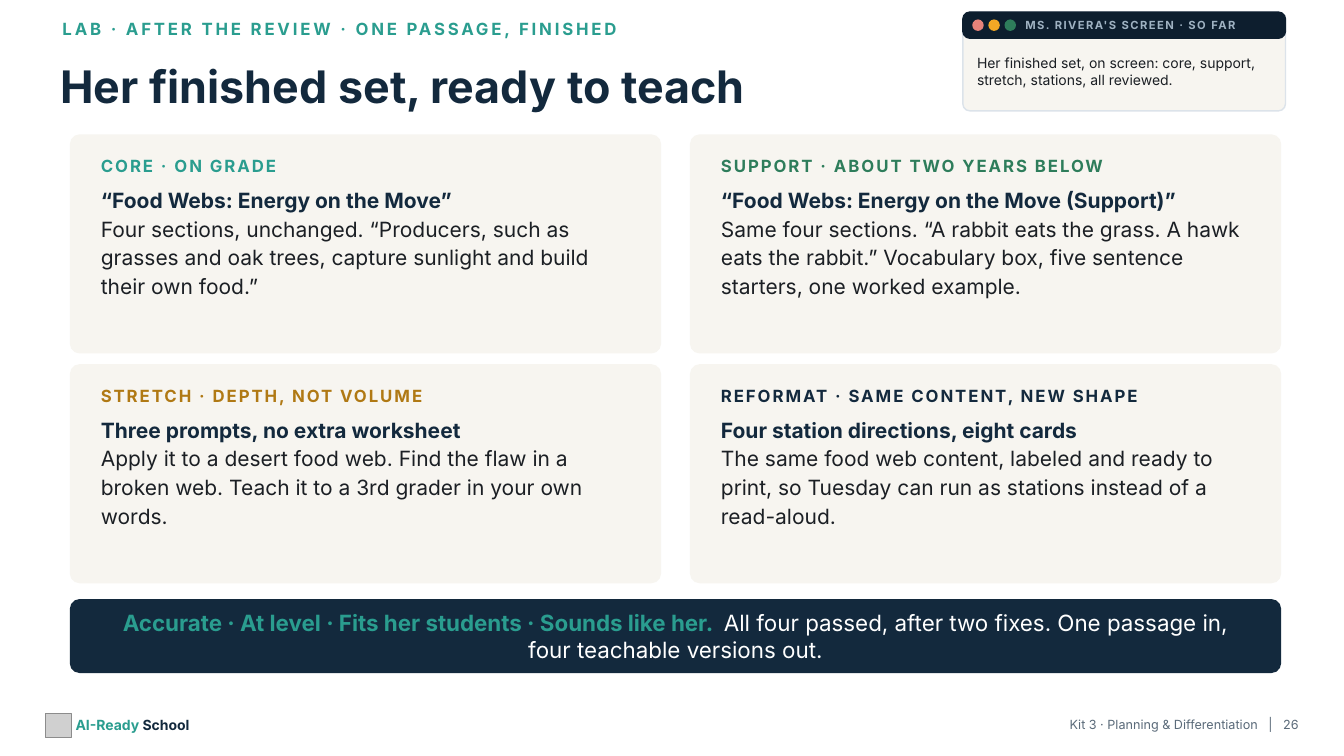
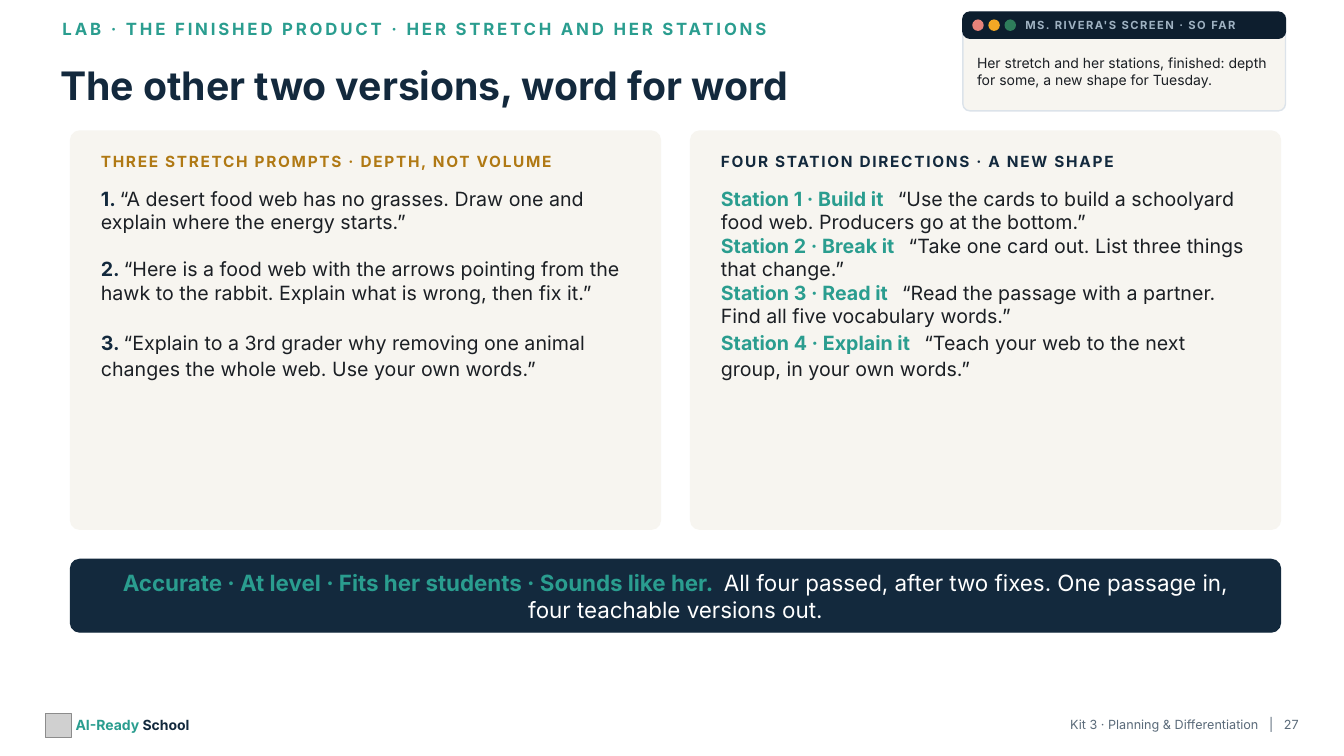
Before and after one commit to aspinozzi1/Ai-School-Ready, a slide deck: slide 27 of kits/kit03/Kit03_PresentationDeck.pptx (slide 26 before the commit). Drawn at 1344x756 pixels with LibreOffice and Linux fonts; fonts in the diff are those of the drawing; grey boxes stand for pictures. Boxes give left, top, right and bottom in pixels: in the first picture for what was removed or moved away, otherwise in the second. Text is boxed around its words. In the diff, an @@ line names an element or a change of style, - is before the commit and + after.

```diff
--- a/kits/kit03/Kit03_PresentationDeck.pptx
+++ b/kits/kit03/Kit03_PresentationDeck.pptx
@@ text at <box>63,14,940,44</box>: text changed @@
-LAB · AFTER THE REVIEW · ONE PASSAGE, FINISHED
+LAB · THE FINISHED PRODUCT · HER STRETCH AND HER STATIONS
@@ text at <box>977,57,1267,88</box>: text changed @@
-Her finished set, on screen: core, support, stretch, stations, all reviewed.
+Her stretch and her stations, finished: depth for some, a new shape for Tuesday.
@@ text at <box>60,70,788,108</box>: text changed; size 32 to 28 pt @@
-Her finished set, ready to teach
+The other two versions, word for word
@@ rounded rectangle: place and size @@
-rounded rectangle at <box>71,135,660,353</box>
+rounded rectangle at <box>71,131,660,529</box>
@@ rounded rectangle at <box>71,131,660,529</box>: proportions changed @@
@@ rounded rectangle at <box>691,131,1280,529</box>: proportions changed @@
@@ rounded rectangle: place and size @@
-rounded rectangle at <box>691,135,1280,353</box>
+rounded rectangle at <box>691,131,1280,529</box>
@@ text at <box>101,159,276,172</box>: text changed; size 12 to 11 pt; text colour #2A9D8F to #B07914 @@
-CORE · ON GRADE
+THREE STRETCH PROMPTS · DEPTH, NOT VOLUME
@@ text at <box>988,155,999,167</box>: text changed; size 12 to 11 pt; text colour #2E7D5B to #13293D @@
-SUPPORT · ABOUT TWO YEARS BELOW
+FOUR STATION DIRECTIONS · A NEW SHAPE
@@ text at <box>101,191,619,381</box>: text changed; size 15 to 14 pt @@
-“Food Webs: Energy on the Move”
-Four sections, unchanged. “Producers, such as grasses and oak trees, capture sunlight and build their own food.”
+1. “A desert food web has no grasses. Draw one and explain where the energy starts.”
+2. “Here is a food web with the arrows pointing from the hawk to the rabbit. Explain what is wrong, then fix it.”
+3. “Explain to a 3rd grader why removing one animal changes the whole web. Use your own words.”
@@ text at <box>721,191,1244,381</box>: text changed; size 15 to 14 pt @@
-“Food Webs: Energy on the Move (Support)”
-Same four sections. “A rabbit eats the grass. A hawk eats the rabbit.” Vocabulary box, five sentence starters, one worked example.
+Station 1 · Build it “Use the cards to build a schoolyard food web. Producers go at the bottom.”
+Station 2 · Break it “Take one card out. List three things that change.”
+Station 3 · Read it “Read the passage with a partner. Find all five vocabulary words.”
+Station 4 · Explain it “Teach your web to the next group, in your own words.”
@@ rounded rectangle removed at <box>71,365,660,583</box> @@
@@ text removed at <box>101,381,630,411</box> @@
-STRETCH · DEPTH, NOT VOLUME
@@ rounded rectangle removed at <box>691,365,1280,583</box> @@
@@ text removed at <box>721,381,1250,411</box> @@
-REFORMAT · SAME CONTENT, NEW SHAPE
@@ text removed at <box>101,422,583,525</box> @@
-Three prompts, no extra worksheet
-Apply it to a desert food web. Find the flaw in a broken web. Teach it to a 3rd grader in your own words.
@@ text removed at <box>721,422,1213,525</box> @@
-Four station directions, eight cards
-The same food web content, labeled and ready to print, so Tuesday can run as stations instead of a read-aloud.
@@ rounded rectangle: place and size @@
-rounded rectangle at <box>71,600,1280,673</box>
+rounded rectangle at <box>71,560,1280,632</box>
@@ text "Accurate · At level · ...": place and size @@
-text "Accurate · At level · ..." at <box>123,614,1228,659</box>
+text "Accurate · At level · ..." at <box>123,574,1228,619</box>
@@ text at <box>1070,719,1299,732</box>: text changed @@
-Kit 3 · Planning & Differentiation | 26
+Kit 3 · Planning & Differentiation | 27
```
Also in this commit, not shown: 14 other slides changed, 1 slide added, 7 other files.
